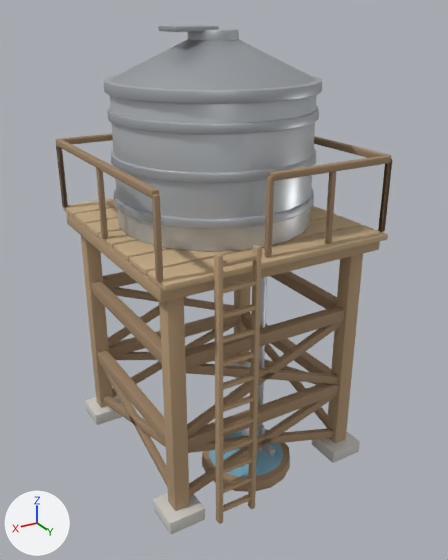
The glTF model models/th18_wassertank.glb as it was, and as the next commit left it.
Camera for both pictures: a 50 mm camera at (4.14, 7.17, 6.18) aimed at (-0.03, 0.22, 2.71). Lighting does not change. The marker at lower left points along +X, +Y and +Z. The older version comes first. Where no turn or scale is listed for an object, it has been applied to the vertices.

The older version as bpy lines, for what is in view:
```python
ob_cube_008 = bpy.data.objects.new('Cube.008', me_cube_008)
ob_cube_008.location = (0.0, -1.35, 1.15)
ob_cube_039 = bpy.data.objects.new('Cube.039', me_cube_039)
ob_cube_039.location = (0.0, 1.15, 0.62)
ob_cube_041 = bpy.data.objects.new('Cube.041', me_cube_041)
ob_cube_041.location = (0.47, 1.77, 1.93)
ob_cube_042 = bpy.data.objects.new('Cube.042', me_cube_042)
ob_cube_042.location = (0.97, 1.77, 1.93)
ob_cube_043 = bpy.data.objects.new('Cube.043', me_cube_043)
ob_cube_043.location = (0.72, 1.77, 0.24)
ob_cylinder_008 = bpy.data.objects.new('Cylinder.008', me_cylinder_008)
ob_cylinder_008.location = (0.0, 1.15, 2.06)
ob_cylinder_009 = bpy.data.objects.new('Cylinder.009', me_cylinder_009)
ob_cylinder_009.location = (0.0, 1.42, 0.62)
ob_cylinder_010 = bpy.data.objects.new('Cylinder.010', me_cylinder_010)
ob_cylinder_010.location = (0.0, 0.9, 0.09)
ob_cylinder_011 = bpy.data.objects.new('Cylinder.011', me_cylinder_011)
ob_cylinder_011.location = (0.0, 0.9, 0.16)
# also in view: 'Cube.021' at (0.0, 1.35, 0.7); 'Cube.033' at (0.0, 0.5, 3.52); 'Cube.066' at (1.6, 1.6, 4.03); 'Cylinder.002' at (0.0, 0.0, 4.46); 'Cube.070' at (0.2, 1.6, 4.03)
```
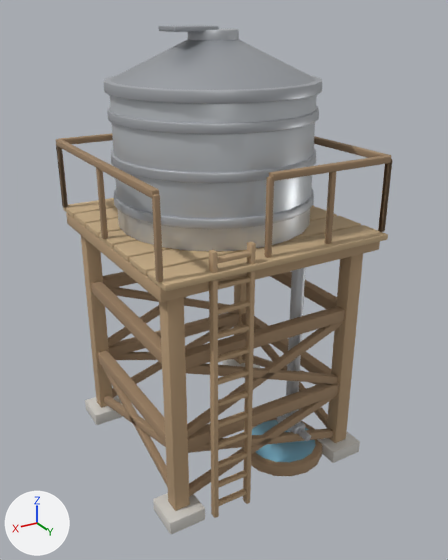
Where the change shows, as pixel boxes [x1, y1, x2, y2] in the pictures (448 x 560 px):
'Cube.042', moved: before [214, 253, 223, 524]; after [209, 250, 219, 518]
'Cube.041', moved: before [248, 245, 262, 509]; after [243, 242, 256, 504]
'Cylinder.010', moved: before [202, 429, 290, 492]; after [242, 417, 322, 476]
'Cylinder.011', moved: before [209, 431, 283, 477]; after [252, 420, 316, 462]
'Cylinder.008', moved: before [257, 277, 267, 435]; after [285, 267, 306, 419]
'Cube.047', moved: before [223, 417, 253, 433]; after [218, 412, 248, 428]
'Cube.048', moved: before [223, 396, 253, 412]; after [218, 391, 248, 407]
'Cube.049', moved: before [223, 374, 254, 390]; after [218, 369, 249, 385]
'Cube.046', moved: before [223, 437, 253, 454]; after [218, 432, 247, 449]
'Cube.045', moved: before [223, 457, 252, 474]; after [218, 452, 247, 468]
'Cube.050', moved: before [223, 352, 254, 367]; after [218, 347, 249, 362]
'Cube.051', moved: before [223, 328, 255, 343]; after [218, 324, 249, 339]
'Cube.044', moved: before [223, 476, 252, 493]; after [219, 470, 247, 487]
'Cube.052', moved: before [223, 304, 255, 319]; after [218, 301, 250, 315]
'Cube.043', moved: before [223, 494, 251, 512]; after [219, 489, 246, 506]
'Cube.053', moved: before [223, 280, 256, 293]; after [218, 276, 250, 289]
'Cube.054', moved: before [223, 254, 257, 267]; after [218, 251, 251, 264]
'Cylinder.009', moved: before [262, 443, 275, 456]; after [297, 428, 311, 441]
'Cube.039', moved (mostly hidden before): before [242, 428, 263, 451]; after [277, 414, 305, 434]

The change, as a diff of the scene's bpy script:
```diff
--- a/models/th18_wassertank.glb.py
+++ b/models/th18_wassertank.glb.py
@@ ob_cylinder_008 @@
 ob_cylinder_008 = bpy.data.objects.new('Cylinder.008', me_cylinder_008)
-ob_cylinder_008.location = (0.0, 1.15, 2.06)
+ob_cylinder_008.location = (-0.62, 1.15, 2.06)
@@ ob_cube_039 @@
 ob_cube_039 = bpy.data.objects.new('Cube.039', me_cube_039)
-ob_cube_039.location = (0.0, 1.15, 0.62)
+ob_cube_039.location = (-0.62, 1.15, 0.62)
@@ ob_cylinder_009 @@
 ob_cylinder_009 = bpy.data.objects.new('Cylinder.009', me_cylinder_009)
-ob_cylinder_009.location = (0.0, 1.42, 0.62)
+ob_cylinder_009.location = (-0.62, 1.42, 0.62)
@@ ob_cylinder_010 @@
 ob_cylinder_010 = bpy.data.objects.new('Cylinder.010', me_cylinder_010)
-ob_cylinder_010.location = (0.0, 0.9, 0.09)
+ob_cylinder_010.location = (-0.62, 0.95, 0.09)
@@ ob_cylinder_011 @@
 ob_cylinder_011 = bpy.data.objects.new('Cylinder.011', me_cylinder_011)
-ob_cylinder_011.location = (0.0, 0.9, 0.16)
+ob_cylinder_011.location = (-0.62, 0.95, 0.16)
@@ ob_cube_041 @@
 ob_cube_041 = bpy.data.objects.new('Cube.041', me_cube_041)
-ob_cube_041.location = (0.47, 1.77, 1.93)
+ob_cube_041.location = (0.47, 1.65, 1.93)
@@ ob_cube_042 @@
 ob_cube_042 = bpy.data.objects.new('Cube.042', me_cube_042)
-ob_cube_042.location = (0.97, 1.77, 1.93)
+ob_cube_042.location = (0.97, 1.65, 1.93)
@@ ob_cube_043 @@
 ob_cube_043 = bpy.data.objects.new('Cube.043', me_cube_043)
-ob_cube_043.location = (0.72, 1.77, 0.24)
+ob_cube_043.location = (0.72, 1.65, 0.24)
@@ ob_cube_044 @@
 ob_cube_044 = bpy.data.objects.new('Cube.044', me_cube_044)
-ob_cube_044.location = (0.72, 1.77, 0.55)
+ob_cube_044.location = (0.72, 1.65, 0.55)
@@ ob_cube_045 @@
 ob_cube_045 = bpy.data.objects.new('Cube.045', me_cube_045)
-ob_cube_045.location = (0.72, 1.77, 0.86)
+ob_cube_045.location = (0.72, 1.65, 0.86)
@@ ob_cube_046 @@
 ob_cube_046 = bpy.data.objects.new('Cube.046', me_cube_046)
-ob_cube_046.location = (0.72, 1.77, 1.18)
+ob_cube_046.location = (0.72, 1.65, 1.18)
@@ ob_cube_047 @@
 ob_cube_047 = bpy.data.objects.new('Cube.047', me_cube_047)
-ob_cube_047.location = (0.72, 1.77, 1.49)
+ob_cube_047.location = (0.72, 1.65, 1.49)
@@ ob_cube_048 @@
 ob_cube_048 = bpy.data.objects.new('Cube.048', me_cube_048)
-ob_cube_048.location = (0.72, 1.77, 1.8)
+ob_cube_048.location = (0.72, 1.65, 1.8)
@@ ob_cube_049 @@
 ob_cube_049 = bpy.data.objects.new('Cube.049', me_cube_049)
-ob_cube_049.location = (0.72, 1.77, 2.11)
+ob_cube_049.location = (0.72, 1.65, 2.11)
@@ ob_cube_050 @@
 ob_cube_050 = bpy.data.objects.new('Cube.050', me_cube_050)
-ob_cube_050.location = (0.72, 1.77, 2.42)
+ob_cube_050.location = (0.72, 1.65, 2.42)
@@ ob_cube_051 @@
 ob_cube_051 = bpy.data.objects.new('Cube.051', me_cube_051)
-ob_cube_051.location = (0.72, 1.77, 2.74)
+ob_cube_051.location = (0.72, 1.65, 2.74)
@@ ob_cube_052 @@
 ob_cube_052 = bpy.data.objects.new('Cube.052', me_cube_052)
-ob_cube_052.location = (0.72, 1.77, 3.05)
+ob_cube_052.location = (0.72, 1.65, 3.05)
@@ ob_cube_053 @@
 ob_cube_053 = bpy.data.objects.new('Cube.053', me_cube_053)
-ob_cube_053.location = (0.72, 1.77, 3.36)
+ob_cube_053.location = (0.72, 1.65, 3.36)
@@ ob_cube_054 @@
 ob_cube_054 = bpy.data.objects.new('Cube.054', me_cube_054)
-ob_cube_054.location = (0.72, 1.77, 3.67)
+ob_cube_054.location = (0.72, 1.65, 3.67)
```
